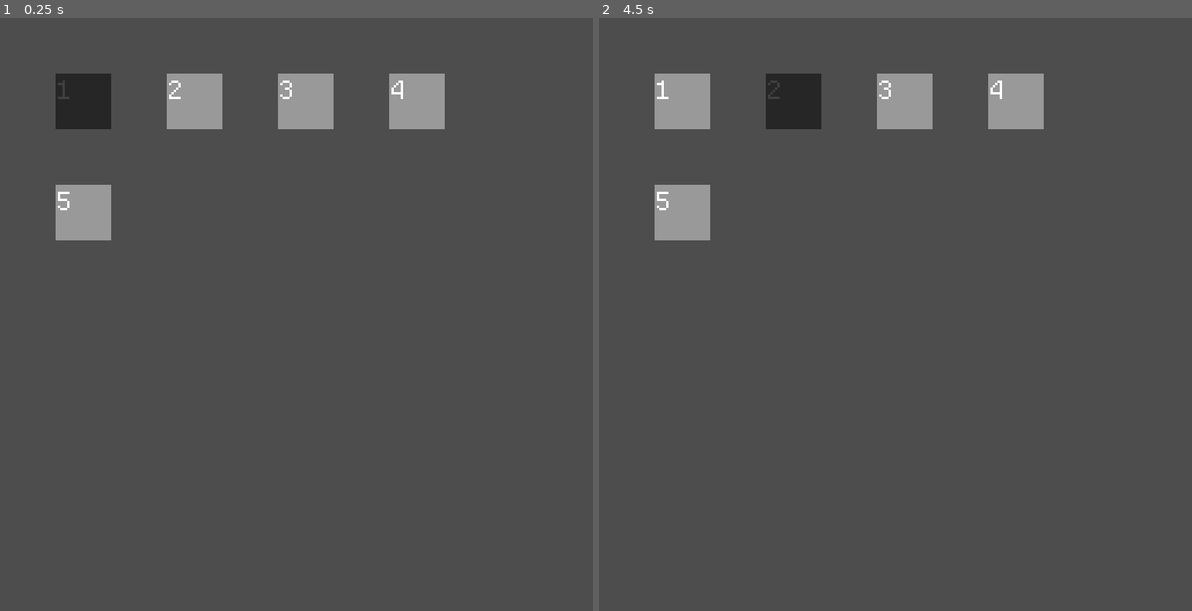
Above: before the commit, frames 1-2 (left to right).
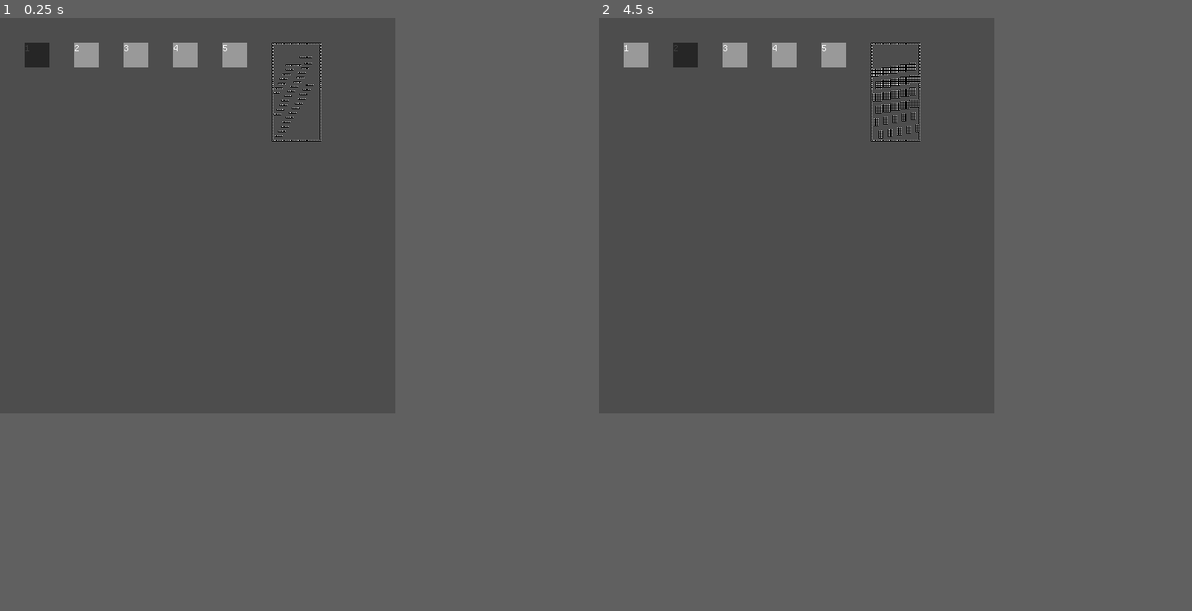
Above: after the commit, the same moments.

Repository: OSGH-web/balloon-movement-demo
Game: Godot game, scene res://scenes/level_select/level_select.tscn
Two runs of this game, one before a commit and one after it. Both use one fixed random seed, a clock stepped at 60 frames per second and the inputs below.
Inputs:
- Up to frame 1 (0.25 s): no input
- Up to frame 2 (4.5 s): click "1" at 0.5 s; click "2" at 1.25 s; click "3" at 2 s; click "4" at 2.75 s; click "5" at 3.5 s; tap Enter at 4.25 s; hold Right (ui_right) from 4.28 s (still down)
In our replay, the window is 768x768 before the commit and 512x512 after it. These sizes can differ from the game's own. Grey fills any space a smaller window leaves; there, only what the larger window draws over its background counts as a difference.

The runs differ from the first frame. In frame 1, 5.4% of the frame differs, in the area x 4-75%, y 4-38%; in frame 2, 5.5%.

Commit message:
create display preview on level selection screen

Diff:
--- a/project.godot
+++ b/project.godot
@@ -17,8 +17,8 @@
 
 [display]
 
-window/size/viewport_width=256
-window/size/viewport_height=256
+window/size/viewport_width=512
+window/size/viewport_height=512
 window/size/mode=2
 window/stretch/mode="viewport"
 window/stretch/scale_mode="integer"
--- a/scenes/level_select/level_select.gd
+++ b/scenes/level_select/level_select.gd
@@ -1,9 +1,9 @@
 extends Control
 class_name LevelSelect
 
-@export var grid_columns := 4
-@export var button_size := Vector2(24, 24)
-@export var button_spacing := Vector2(24, 24)
+@export var grid_columns := 5
+@export var button_size := Vector2(32, 32)
+@export var button_spacing := Vector2(32, 32)
 
 var current_index := 0
 var level_files := []
@@ -12,6 +12,8 @@
 @onready var button_container := $ButtonGrid
 
 @onready var standard_font_theme := load("res://assets/themes/standard_font_theme.theme")
+
+var current_previews = []
 
 func _ready():
 	button_container.position = button_spacing;
@@ -44,8 +46,7 @@
 		var button = button_scene.instantiate() as LevelButton
 		button.name = "Level%d" % (i + 1)
 		button.level_number = i + 1
-		button.custom_minimum_size = button_size
-
+		button.get_node("Label").size = button_size
 		# Position calculation
 		var col = i % grid_columns
 		var row = i / grid_columns
@@ -59,6 +60,10 @@
 func update_marker_position():
 	var current_button = button_container.get_child(current_index)
 	player_marker.position = current_button.position
+
+
+	var file_path = "res://levels/%s" % level_files[current_index]
+	create_level_preview(file_path)
 
 func _input(event):
 	if event.is_action_pressed("ui_left"):
@@ -81,3 +86,55 @@
 func _on_level_selected(level_index: int):
 	var file_path = "res://levels/%s" % level_files[level_index]
 	get_tree().change_scene_to_file(file_path)
+
+
+func create_level_preview(level_path: String):
+	clear_existing_previews()
+
+	var level_scene = load(level_path)
+	if not level_scene:
+		return
+
+	# Instantiate it (but don't add to tree)
+	var level_instance = level_scene.instantiate()
+
+	var tilemaplayer = level_instance.find_child("Terrain") as TileMapLayer
+	if not tilemaplayer:
+		level_instance.free()
+		return
+
+	var grid_dimensions = Vector2i(level_instance.width_in_tiles, level_instance.height_in_tiles)
+
+	var preview_tilemaplayer = TileMapLayer.new()
+	preview_tilemaplayer.tile_set = tilemaplayer.tile_set
+
+	var used_cells = tilemaplayer.get_used_cells()
+	for cell in used_cells:
+		var source_id = tilemaplayer.get_cell_source_id(cell)
+		var atlas_coords = tilemaplayer.get_cell_atlas_coords(cell)
+		var alternative_tile = tilemaplayer.get_cell_alternative_tile(cell)
+		preview_tilemaplayer.set_cell(cell, source_id, atlas_coords, alternative_tile)
+
+	# Top and bottom borders
+	var border_tile_source_id = 0
+	var border_tile_atlas = Vector2i(3, 4)
+	for x in range(0, grid_dimensions.x):
+		preview_tilemaplayer.set_cell(Vector2i(x, 0), border_tile_source_id, border_tile_atlas, 0)
+		preview_tilemaplayer.set_cell(Vector2i(x, grid_dimensions.y - 1), border_tile_source_id, border_tile_atlas, 0)
+
+	# Left and right borders
+	for y in range(0, grid_dimensions.y):
+		preview_tilemaplayer.set_cell(Vector2i(0, y), border_tile_source_id, border_tile_atlas, 0)
+		preview_tilemaplayer.set_cell(Vector2i(grid_dimensions.x-1, y), border_tile_source_id, border_tile_atlas, 0)
+
+	$PreviewContainer.add_child(preview_tilemaplayer)
+	$PreviewContainer.scale = Vector2(0.25, 0.25)
+	current_previews.append(preview_tilemaplayer)
+	level_instance.free()
+
+func clear_existing_previews():
+	for preview in current_previews:
+		if is_instance_valid(preview) and preview.is_inside_tree():
+			preview.get_parent().remove_child(preview)
+			preview.queue_free()
+	current_previews.clear()
--- a/scenes/level_select/level_select.tscn
+++ b/scenes/level_select/level_select.tscn
@@ -8,8 +8,8 @@
 
 [sub_resource type="GradientTexture2D" id="GradientTexture2D_p0wlc"]
 gradient = SubResource("Gradient_3shnc")
-width = 24
-height = 24
+width = 32
+height = 32
 
 [node name="LevelSelect" type="Control"]
 custom_minimum_size = Vector2(24, 24)
@@ -25,3 +25,10 @@
 centered = false
 
 [node name="ButtonGrid" type="Node2D" parent="."]
+
+[node name="PreviewContainer" type="Container" parent="."]
+layout_mode = 0
+offset_left = 352.0
+offset_top = 32.0
+offset_right = 608.0
+offset_bottom = 544.0
